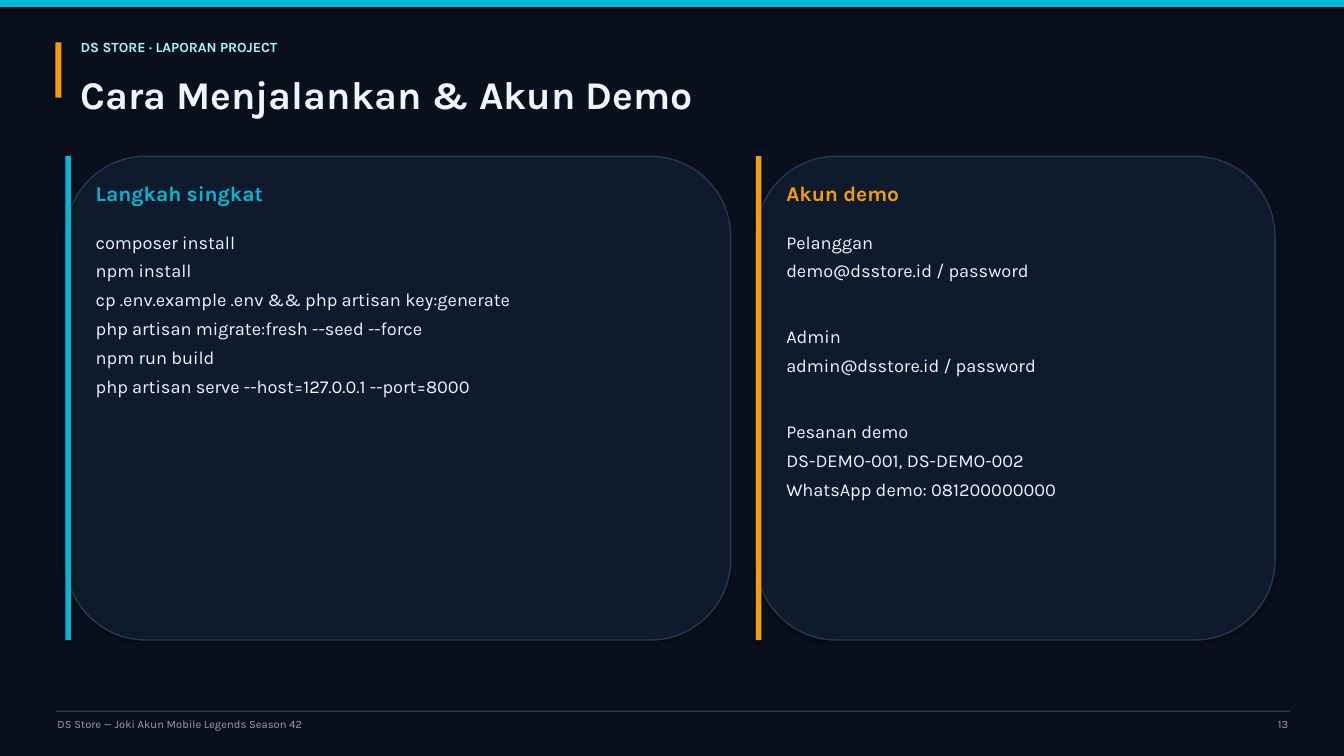
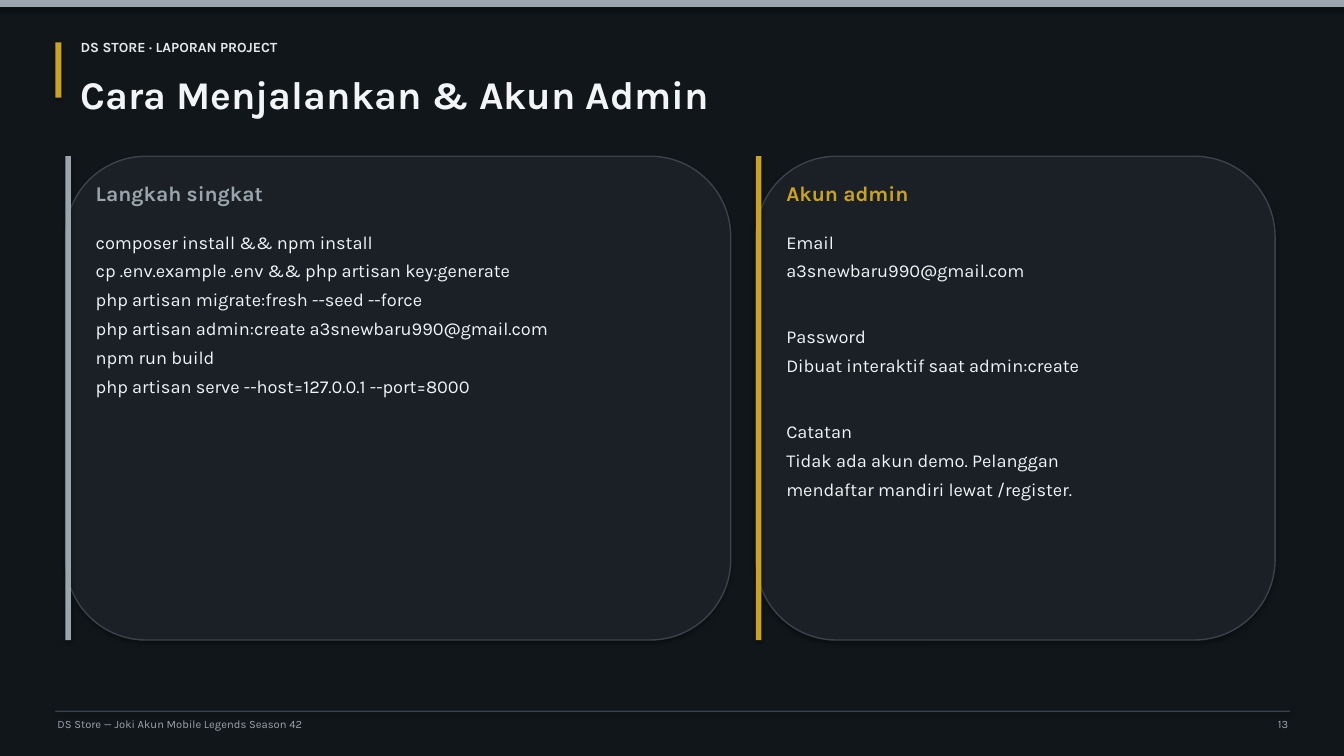
Before and after one commit to a3snewbaru990-ui/ds-store-laravel, a slide deck: slide 13 of docs/bagian-3/02-Presentasi/Presentasi-DS-Store.pptx. Drawn at 1344x756 pixels with LibreOffice and Linux fonts; fonts in the diff are those of the drawing. Boxes give left, top, right and bottom in pixels: in the first picture for what was removed or moved away, otherwise in the second. Text is boxed around its words. In the diff, an @@ line names an element or a change of style, - is before the commit and + after.

Commit message:
New UI model The Forge, remove demo accounts, add admin:create, refresh docs

```diff
--- a/docs/bagian-3/02-Presentasi/Presentasi-DS-Store.pptx
+++ b/docs/bagian-3/02-Presentasi/Presentasi-DS-Store.pptx
@@ background #09101C to #11161A @@
@@ rectangle at [0, 0, 1344, 7]: fill #06B6D4 to #9AA5AD @@
@@ rectangle at [55, 42, 62, 98]: fill #F59E0B to #C9A227 @@
@@ text "DS STORE · LAPORAN PROJECT" at [81, 42, 277, 52]: text colour #A5F3FC to #E3E8EC @@
@@ text at [81, 81, 709, 119]: text changed; text colour #EDF6FD to #F2F4F6 @@
-Cara Menjalankan & Akun Demo
+Cara Menjalankan & Akun Admin
@@ rectangle at [66, 156, 72, 640]: fill #06B6D4 to #9AA5AD @@
@@ rounded rectangle at [66, 156, 731, 640]: fill #0F1B2C to #1A2026; outline #233A52 1 pt to #3A434B 1 pt @@
@@ text "Langkah singkat" at [96, 186, 263, 206]: text colour #06B6D4 to #9AA5AD @@
@@ rounded rectangle at [756, 156, 1275, 640]: fill #0F1B2C to #1A2026; outline #233A52 1 pt to #3A434B 1 pt @@
@@ rectangle at [756, 156, 762, 640]: fill #F59E0B to #C9A227 @@
@@ text at [786, 186, 908, 202]: text changed; text colour #F59E0B to #C9A227 @@
-Akun demo
+Akun admin
@@ text at [96, 236, 373, 254]: text changed; text colour #EDF6FD to #F2F4F6 @@
-composer install
-npm install
+composer install && npm install
@@ text at [786, 236, 1079, 501]: text changed; text colour #EDF6FD to #F2F4F6 @@
-Pelanggan
-demo@dsstore.id / password
-Admin
-admin@dsstore.id / password
-Pesanan demo
-DS-DEMO-001, DS-DEMO-002
-WhatsApp demo: 081200000000
+Email
+a3snewbaru990@gmail.com
+Password
+Dibuat interaktif saat admin:create
+Catatan
+Tidak ada akun demo. Pelanggan
+mendaftar mandiri lewat /register.
@@ text at [96, 264, 510, 398]: text colour #EDF6FD to #F2F4F6 in "cp .env.example .env && php artisan key:generate", "php artisan migrate:fresh --seed --force", "npm run build", "php artisan serve --host=127.0.0.1 --port=8000" @@
@@ text at [96, 322, 548, 340]: paragraph added @@
+php artisan admin:create a3snewbaru990@gmail.com
@@ rectangle at [55, 711, 1291, 712]: fill #233A52 to #3A434B @@
```
Also in this commit, not shown: 14 other slides changed, 48 other files.
